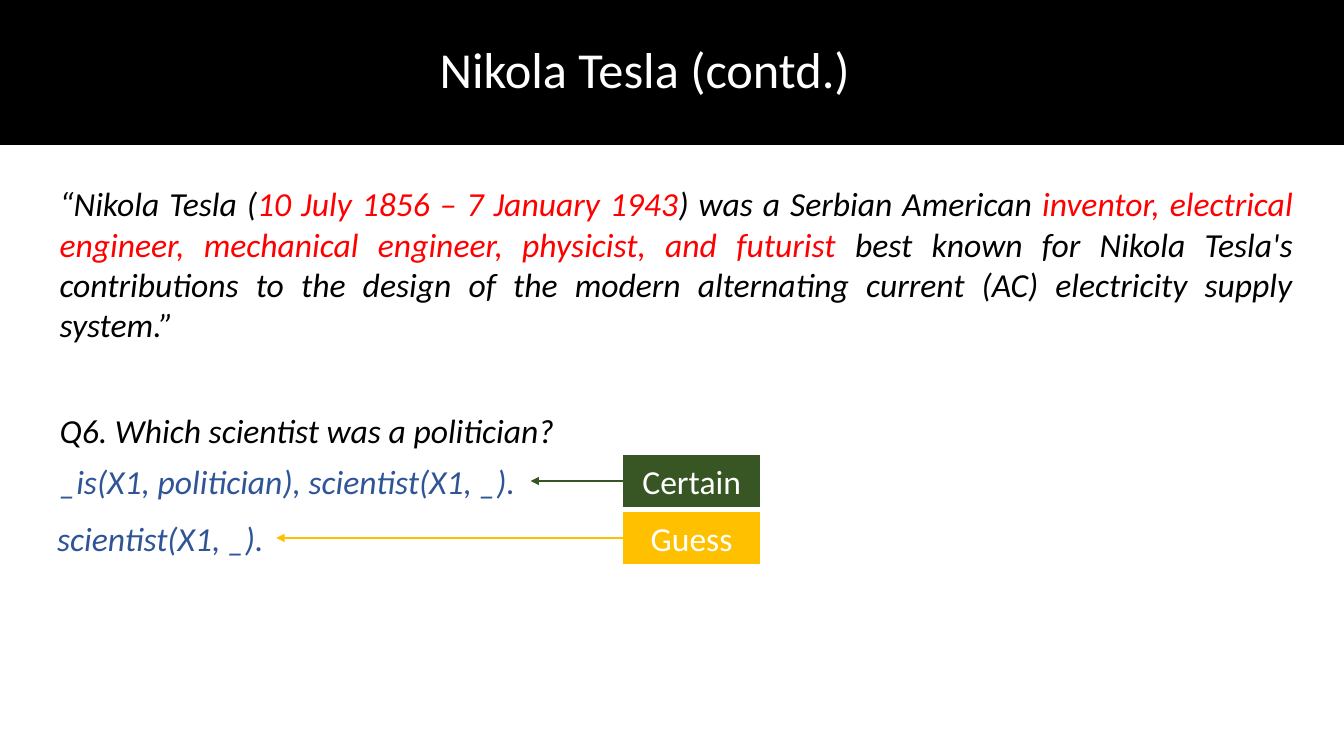
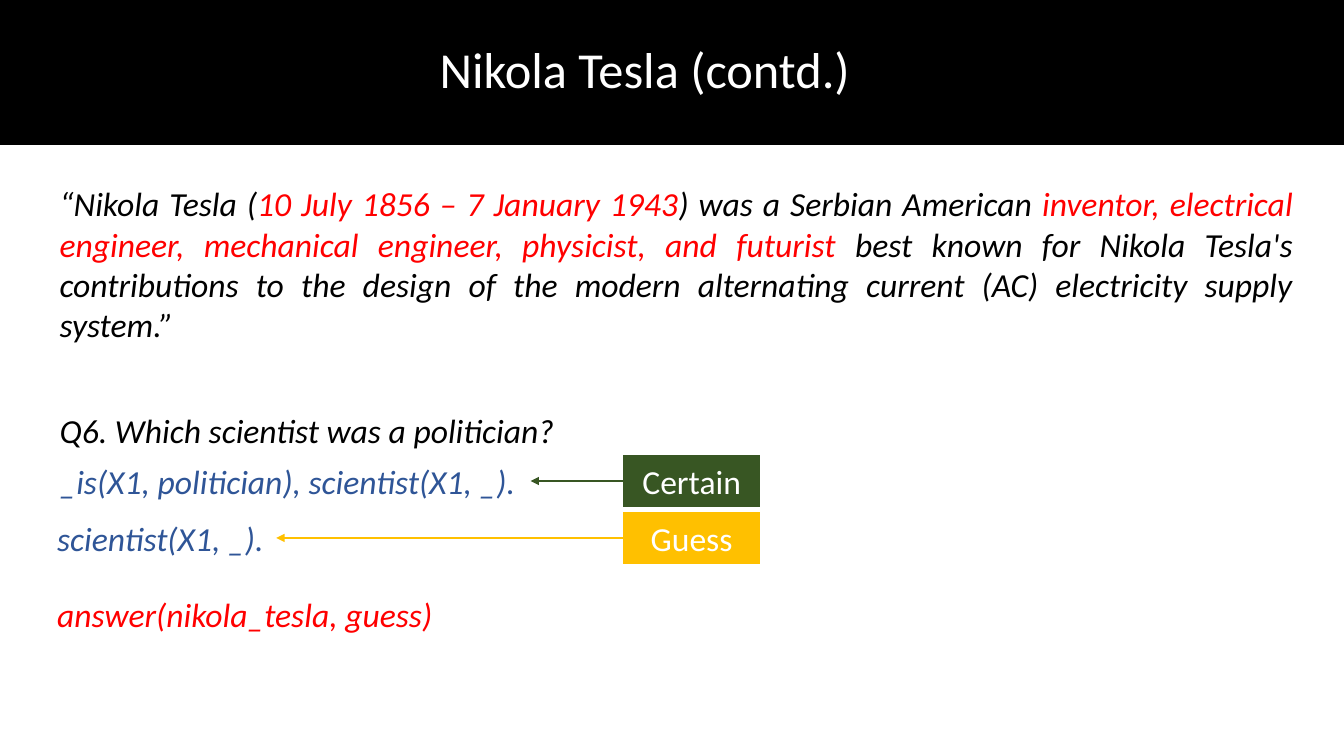
Before and after one commit to DhruvaPendharkar/thesis-project, a slide deck: slide 86 of Notes/ThesisPresentation.pptx. Drawn at 1344x756 pixels with LibreOffice and Linux fonts; fonts in the diff are those of the drawing. Boxes give left, top, right and bottom in pixels: in the first picture for what was removed or moved away, otherwise in the second. Text is boxed around its words. In the diff, an @@ line names an element or a change of style, - is before the commit and + after.

```diff
--- a/Notes/ThesisPresentation.pptx
+++ b/Notes/ThesisPresentation.pptx
@@ text added at (57,602,432,633), 24 pt, text #FF0000, italic @@
+answer(nikola_tesla, guess)
```
Also in this commit, not shown: 3 other slides changed, 5 slides added, 2 other files.
